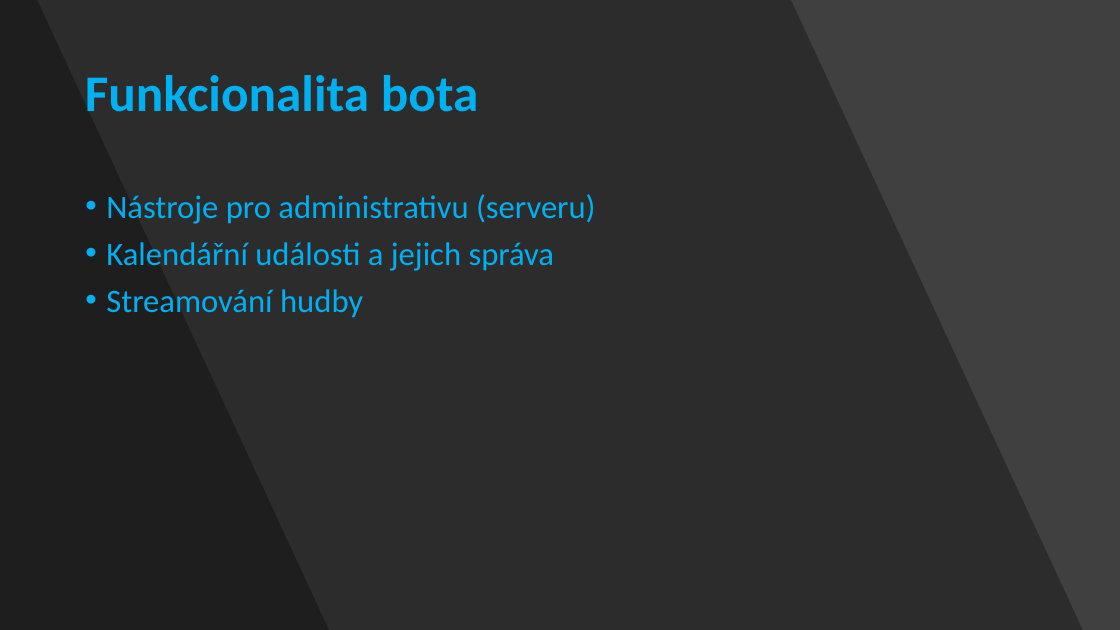
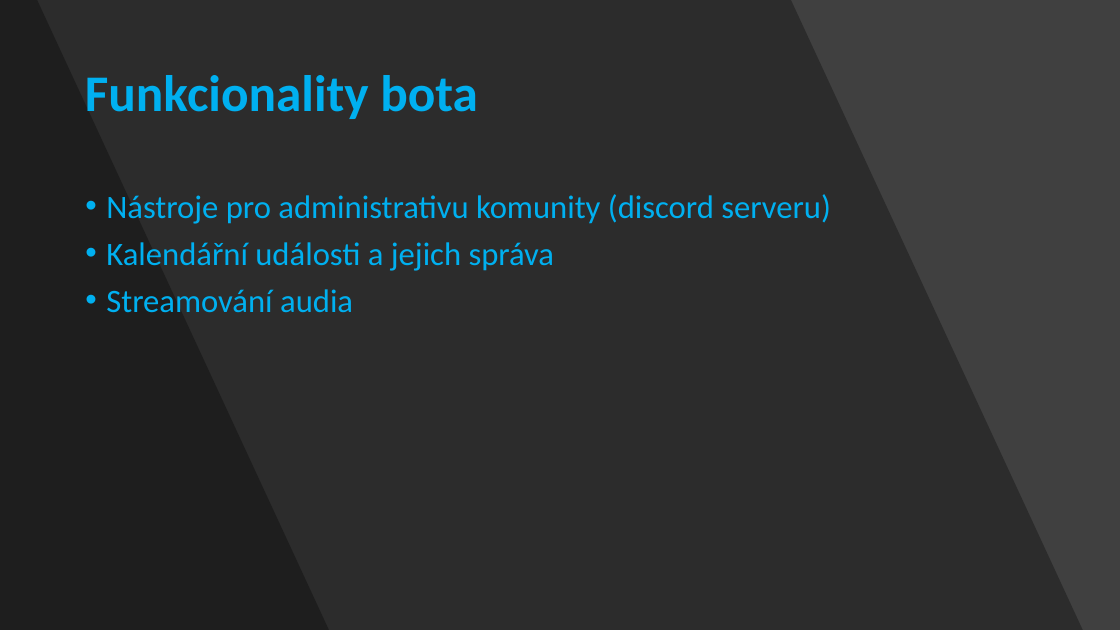
Before and after one commit to Fortex365/DiscordBot, a slide deck: slide 5 of Bot na platformě Discord.pptx. Drawn at 1120x630 pixels with LibreOffice and Linux fonts; fonts in the diff are those of the drawing. Boxes give left, top, right and bottom in pixels: in the first picture for what was removed or moved away, otherwise in the second. Text is boxed around its words. In the diff, an @@ line names an element or a change of style, - is before the commit and + after.

```diff
--- a/Bot na platformě Discord.pptx
+++ b/Bot na platformě Discord.pptx
@@ title at [85, 75, 478, 119]: text changed @@
-Funkcionalita bota
+Funkcionality bota
@@ text at [106, 194, 831, 224]: text changed @@
-• Nástroje pro administrativu (serveru)
+• Nástroje pro administrativu komunity (discord serveru)
@@ text at [106, 289, 353, 312]: text changed @@
-• Streamování hudby
+• Streamování audia
```
Also in this commit, not shown: 8 other slides changed, 6 slides added, 8 slides removed, 1 other file.
